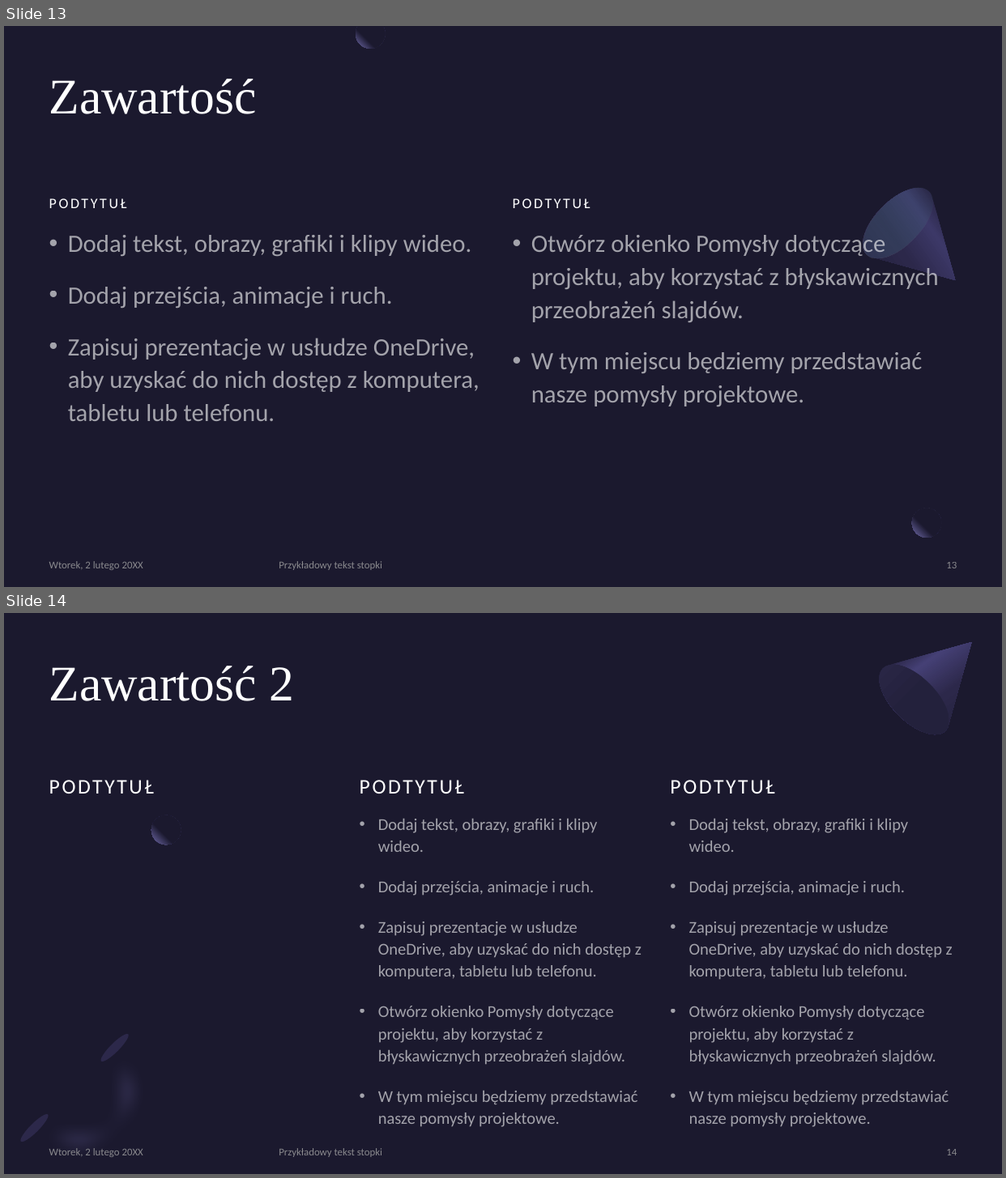
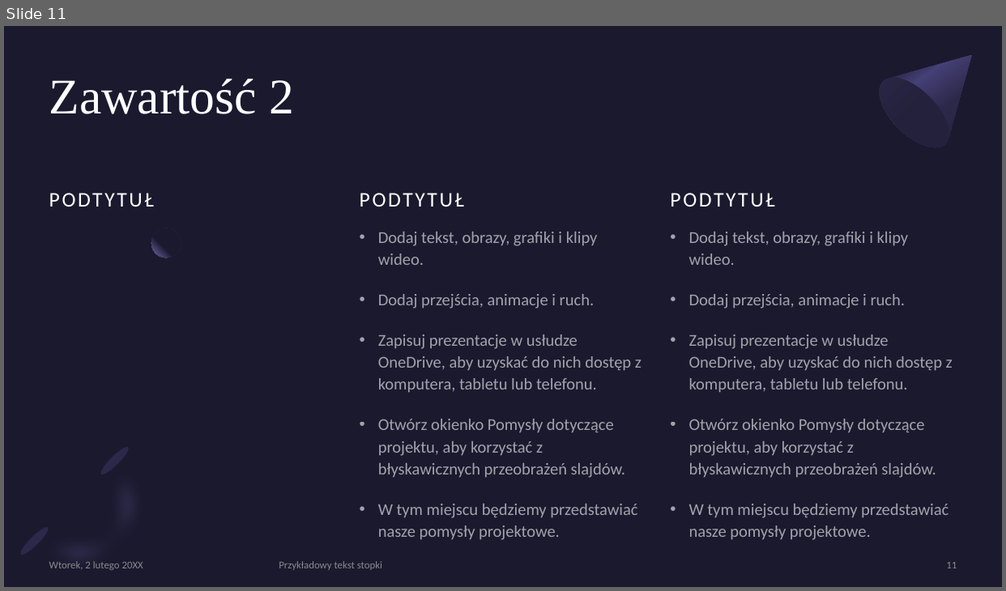
Before and after one commit to Kindly000/kik_project_CRC32, a slide deck: Implementacja kodu wielomianowego CRC-32 – IEEE 802-3.pptx. Shown one above the other, each under a label of ours: slides 13 and 14 before the commit, slide 11 after it. The pictures are 1006x1178 and 1006x591 pixels, drawn with LibreOffice and Linux fonts; fonts in the diff are those of the drawing. Boxes give left, top, right and bottom in pixels: in the first picture for what was removed or moved away, otherwise in the second. Text is boxed around its words. In the diff, an @@ line names an element or a change of style, - is before the commit and + after.

```diff
--- a/Implementacja kodu wielomianowego CRC-32 – IEEE 802-3.pptx
+++ b/Implementacja kodu wielomianowego CRC-32 – IEEE 802-3.pptx
@@ slide 13 removed at <box>4,26,1002,587</box>, background #1B192E @@
@@ freeform shape removed at <box>356,26,385,49</box> @@
@@ title removed at <box>49,79,257,114</box> @@
-Zawartość
@@ freeform shape removed at <box>851,176,987,312</box> @@
@@ ellipse removed at <box>851,176,945,270</box> @@
@@ text removed at <box>49,199,127,208</box> @@
-PODTYTUŁ
@@ text removed at <box>513,199,590,208</box> @@
-PODTYTUŁ
@@ text removed at <box>68,235,479,421</box> @@
-• Dodaj tekst, obrazy, grafiki i klipy wideo.
-• Dodaj przejścia, animacje i ruch.
-• Zapisuj prezentacje w usłudze OneDrive, aby uzyskać do nich dostęp z komputera, tabletu lub telefonu.
@@ text removed at <box>531,231,939,407</box> @@
-• Otwórz okienko Pomysły dotyczące projektu, aby korzystać z błyskawicznych przeobrażeń slajdów.
-• W tym miejscu będziemy przedstawiać nasze pomysły projektowe.
@@ ellipse removed at <box>912,509,941,538</box> @@
@@ rectangle removed at <box>941,503,972,532</box> @@
@@ text removed at <box>49,561,143,570</box> @@
-Wtorek, 2 lutego 20XX
@@ text removed at <box>279,561,382,570</box> @@
-Przykładowy tekst stopki
@@ page number removed at <box>946,562,957,569</box> @@
-13
@@ what was slide 14 is now slide 11 @@
@@ page number at <box>946,562,957,569</box>: text changed @@
-14
+11
```
Also in this commit, not shown: 1 slide changed, 3 slides added, 5 other slides removed.
